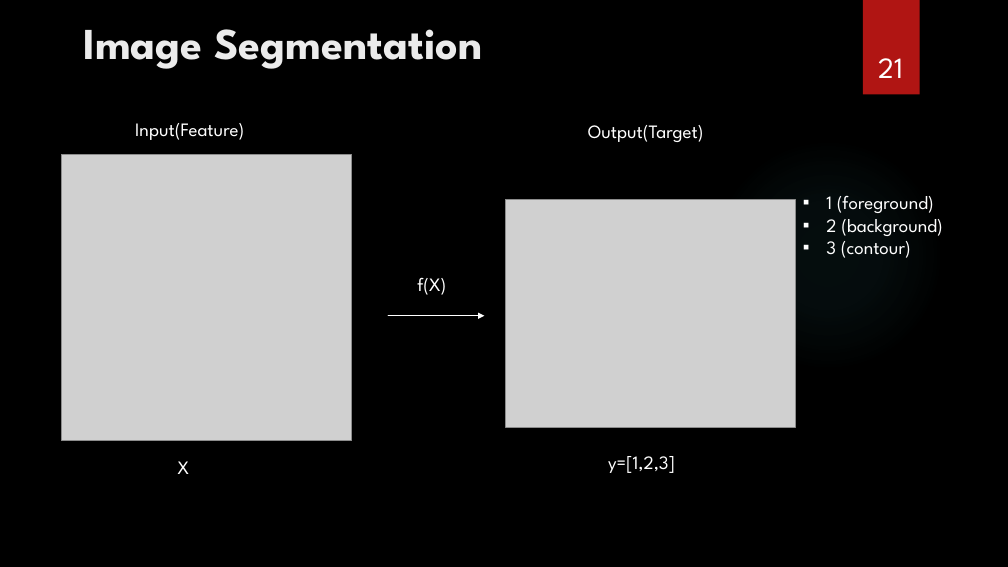
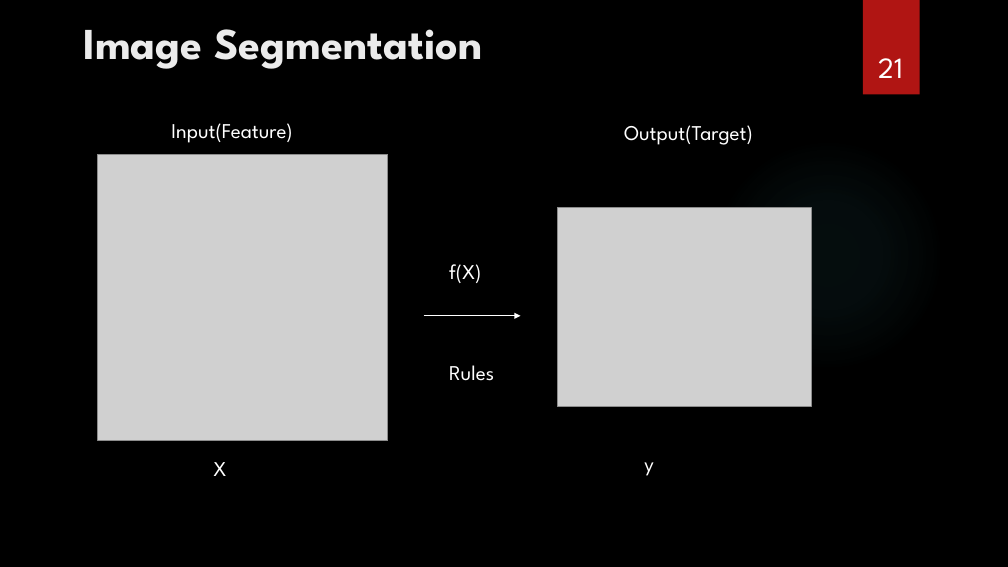
Before and after one commit to ancestor9/Introduction-to-BigData-Analysis, a slide deck: slide 21 of AI 역량강화.pptx. Drawn at 1008x567 pixels with LibreOffice and Linux fonts; fonts in the diff are those of the drawing; grey boxes stand for pictures; background and template pictures are left out. Boxes give left, top, right and bottom in pixels: in the first picture for what was removed or moved away, otherwise in the second. Text is boxed around its words. In the diff, an @@ line names an element or a change of style, - is before the commit and + after.

```diff
--- a/AI 역량강화.pptx
+++ b/AI 역량강화.pptx
@@ size 18 to 20 pt in 3 elements at (171,123,292,143), (214,462,227,476), (624,125,753,145) @@
@@ text "Output(Target)": place and size @@
-text "Output(Target)" at (588,125,704,142)
+text "Output(Target)" at (624,125,753,145)
@@ picture: place and size @@
-picture at (505,200,796,426)
+picture at (557,208,811,407)
@@ text removed at (826,195,943,258) @@
-▪ 1 (foreground)
-▪ 2 (background)
-▪ 3 (contour)
@@ text "f(X)": place and size @@
-text "f(X)" at (417,277,446,295)
+text "f(X)" at (449,264,494,381)
@@ text at (449,264,481,283): size 18 to 20 pt in "f(X)" @@
@@ 2 texts, 1 picture, 1 arrow: place and size @@
-2 texts, 1 picture, 1 arrow at (61,123,485,474)
+2 texts, 1 picture, 1 arrow at (98,123,521,476)
@@ text at (449,365,494,381): paragraph added @@
+Rules
@@ text at (644,462,654,476): text changed; size 18 to 20 pt @@
-y=[1,2,3]
+y
```
Also in this commit, not shown: 20 other slides changed, 1 other file.
